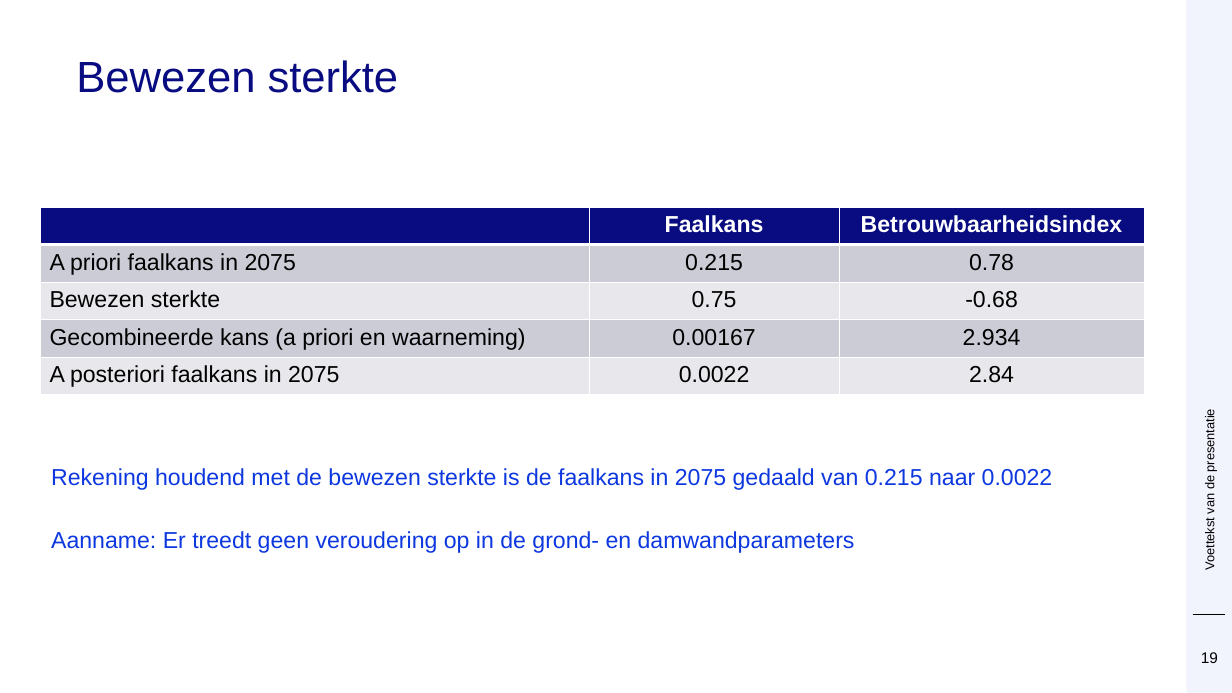
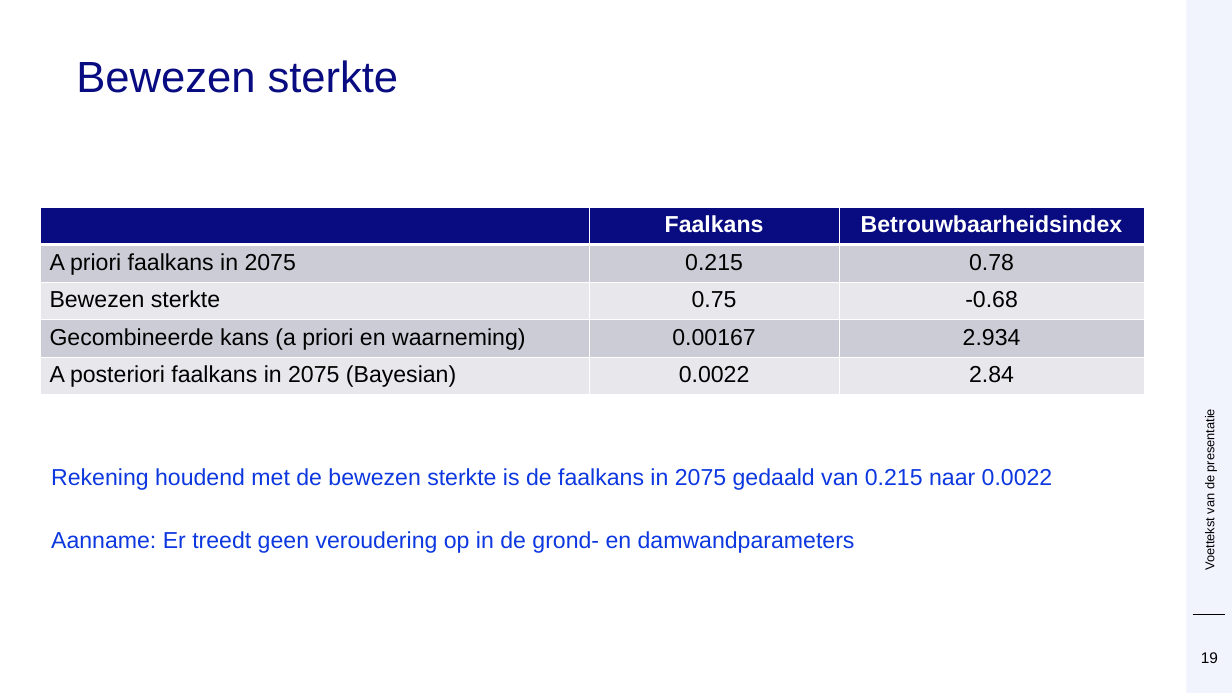
Before and after one commit to Deltares/ProbabilisticLibrary, a slide deck: slide 19 of sources/Deltares.Probabilistic.PWrapper.Examples/kratos/Prob Kratos DSD.pptx. Drawn at 1232x693 pixels with LibreOffice and Linux fonts; fonts in the diff are those of the drawing; background and template pictures are left out. Boxes give left, top, right and bottom in pixels: in the first picture for what was removed or moved away, otherwise in the second. Text is boxed around its words. In the diff, an @@ line names an element or a change of style, - is before the commit and + after.

```diff
--- a/sources/Deltares.Probabilistic.PWrapper.Examples/kratos/Prob Kratos DSD.pptx
+++ b/sources/Deltares.Probabilistic.PWrapper.Examples/kratos/Prob Kratos DSD.pptx
@@ table at [41, 207, 1144, 395] @@
-row 5, column 1: A posteriori faalkans in 2075
+row 5, column 1: A posteriori faalkans in 2075 (Bayesian)
```
Also in this commit, not shown: 2 other slides changed.
